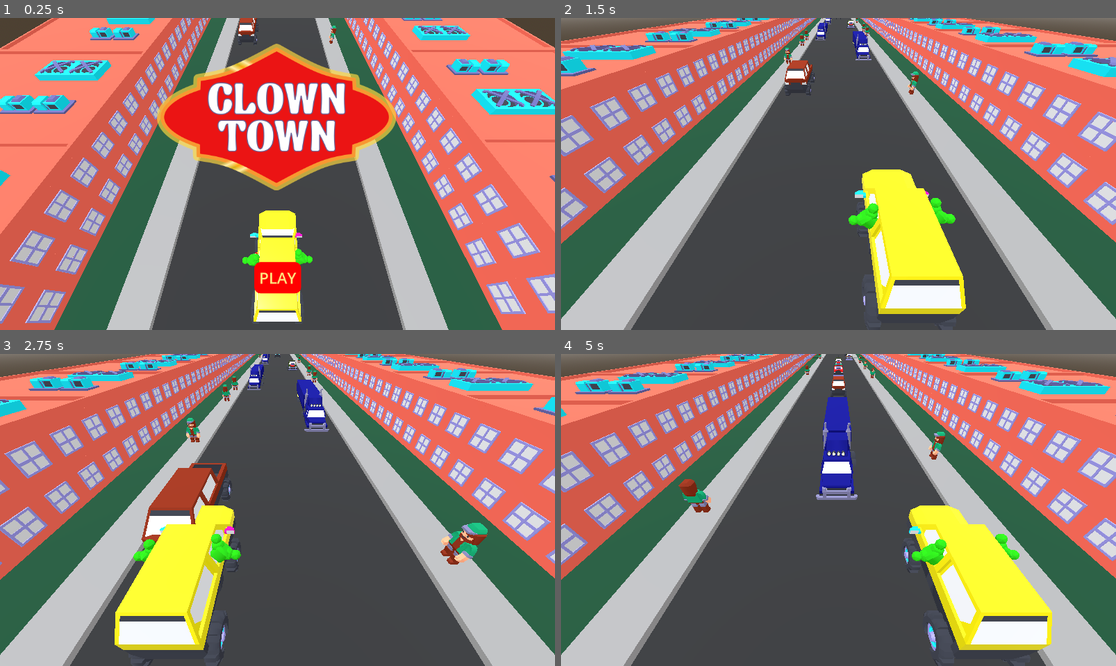
Above: before the commit, frames 1-4 (two rows, left to right).
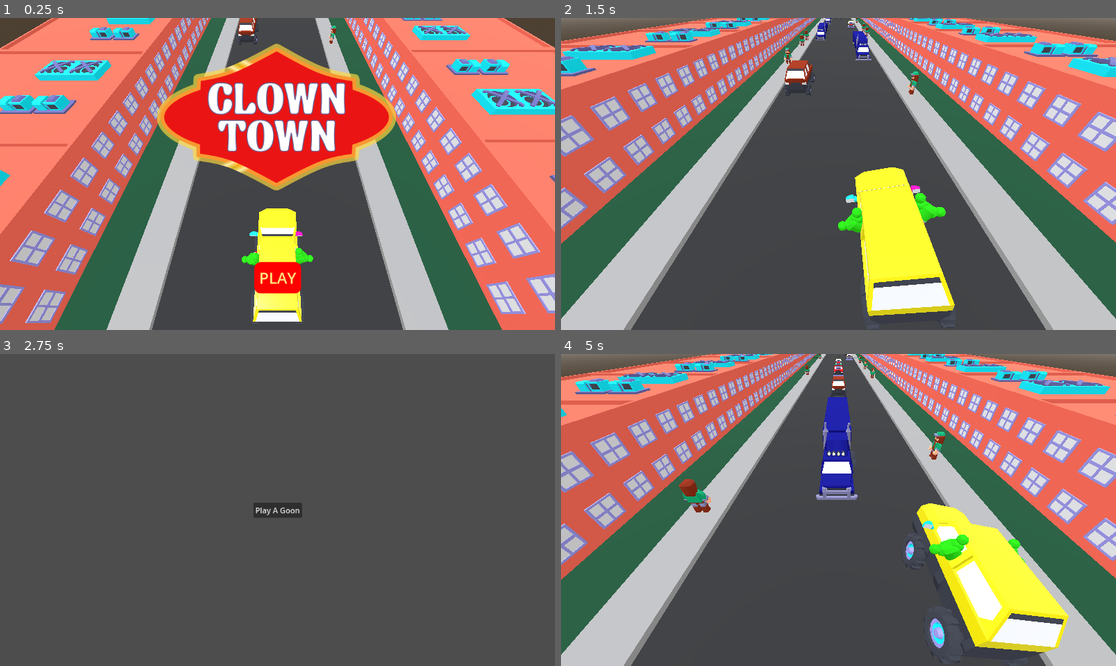
Above: after the commit, the same moments.

Repository: the-g-force/ClownTown
Game: Godot game, scene res://world.tscn
Two runs of this game, one before a commit and one after it. Both use one fixed random seed, a clock stepped at 60 frames per second and the inputs below.
Inputs (mouse positions are in pixels of both pictures, inside the frame that each line leads up to):
- Up to frame 1 (0.25 s): no input
- Up to frame 2 (1.5 s): click "PLAY" at 0.5 s; hold D (move_right) from 1.28 s (still down)
- Up to frame 3 (2.75 s): release D (move_right) at 2.03 s; hold A (move_left) from 2.03 s (still down)
- Up to frame 4 (5 s): release A (move_left) at 2.75 s; click (838, 510) at 2.75 s, where only the run after the commit has a clickable "Play A Goon"; click "PLAY" at 3.5 s; hold D (move_right) from 4.28 s (still down)

The runs differ from the first frame. In frame 1, 0.3% of the frame differs, in the area x 43-57%, y 61-98%; in frame 2, 3.3%; in frame 3, 69%, in the area x 0-100%, y 0-100%; in frame 4, 4.9%.

Commit message:
Add car bob

Diff:
--- a/project/player/player.tscn
+++ b/project/player/player.tscn
@@ -1,23 +1,92 @@
-[gd_scene load_steps=5 format=3 uid="uid://dbhexktlm6ox4"]
+[gd_scene load_steps=8 format=3 uid="uid://dbhexktlm6ox4"]
 
 [ext_resource type="Script" path="res://player/player.gd" id="1_i2emj"]
 [ext_resource type="PackedScene" uid="uid://sulwccm2q46g" path="res://player/clown_car.glb" id="2_mjiaw"]
 [ext_resource type="AudioStream" uid="uid://b44d2um4emy1f" path="res://sfx/throwing-item.wav" id="3_oc0rh"]
 
 [sub_resource type="BoxShape3D" id="BoxShape3D_6d70y"]
+size = Vector3(1, 1.5, 2.5)
+
+[sub_resource type="Animation" id="Animation_bmad4"]
+resource_name = "bob"
+length = 0.8
+loop_mode = 1
+tracks/0/type = "value"
+tracks/0/imported = false
+tracks/0/enabled = true
+tracks/0/path = NodePath("clown_car:position")
+tracks/0/interp = 1
+tracks/0/loop_wrap = true
+tracks/0/keys = {
+"times": PackedFloat32Array(0, 0.2, 0.4, 0.6),
+"transitions": PackedFloat32Array(0.6, 1.4, 0.6, 1.4),
+"update": 0,
+"values": [Vector3(0, 0.7, 0), Vector3(-0.127, 0.6, 0), Vector3(0, 0.7, 0), Vector3(0.127, 0.6, 0)]
+}
+tracks/1/type = "value"
+tracks/1/imported = false
+tracks/1/enabled = true
+tracks/1/path = NodePath("clown_car:rotation")
+tracks/1/interp = 1
+tracks/1/loop_wrap = true
+tracks/1/keys = {
+"times": PackedFloat32Array(0, 0.2, 0.4, 0.6),
+"transitions": PackedFloat32Array(0.6, 1.4, 0.6, 1.4),
+"update": 0,
+"values": [Vector3(0, 0, 0), Vector3(0, 0, 0.256581), Vector3(0, 0, 0), Vector3(0, 0, -0.256563)]
+}
+
+[sub_resource type="Animation" id="Animation_p1x37"]
+length = 0.001
+tracks/0/type = "value"
+tracks/0/imported = false
+tracks/0/enabled = true
+tracks/0/path = NodePath("clown_car:position")
+tracks/0/interp = 1
+tracks/0/loop_wrap = true
+tracks/0/keys = {
+"times": PackedFloat32Array(0),
+"transitions": PackedFloat32Array(1),
+"update": 0,
+"values": [Vector3(0, 0.7, 0)]
+}
+tracks/1/type = "value"
+tracks/1/imported = false
+tracks/1/enabled = true
+tracks/1/path = NodePath("clown_car:rotation")
+tracks/1/interp = 1
+tracks/1/loop_wrap = true
+tracks/1/keys = {
+"times": PackedFloat32Array(0),
+"transitions": PackedFloat32Array(1),
+"update": 0,
+"values": [Vector3(0, 0, 0)]
+}
+
+[sub_resource type="AnimationLibrary" id="AnimationLibrary_8ihp8"]
+_data = {
+"RESET": SubResource("Animation_p1x37"),
+"bob": SubResource("Animation_bmad4")
+}
 
 [node name="Player" type="Area3D"]
 collision_mask = 2
 script = ExtResource("1_i2emj")
 
 [node name="CollisionShape3D" type="CollisionShape3D" parent="."]
-transform = Transform3D(1, 0, 0, 0, 1, 0, 0, 0, 1, 0, 0.6, 0)
+transform = Transform3D(1, 0, 0, 0, 1, 0, 0, 0, 1, 0, 0.732874, -0.0391846)
 shape = SubResource("BoxShape3D_6d70y")
 
 [node name="clown_car" parent="." instance=ExtResource("2_mjiaw")]
-transform = Transform3D(1, 0, 0, 0, 1, 0, 0, 0, 1, 0, 0.6, 0)
+transform = Transform3D(1, 0, 0, 0, 1, 0, 0, 0, 1, 0, 0.7, 0)
 
 [node name="ThrowSound" type="AudioStreamPlayer3D" parent="."]
 stream = ExtResource("3_oc0rh")
 
+[node name="AnimationPlayer" type="AnimationPlayer" parent="."]
+libraries = {
+"": SubResource("AnimationLibrary_8ihp8")
+}
+autoplay = "bob"
+
 [connection signal="body_entered" from="." to="." method="_on_body_entered"]
